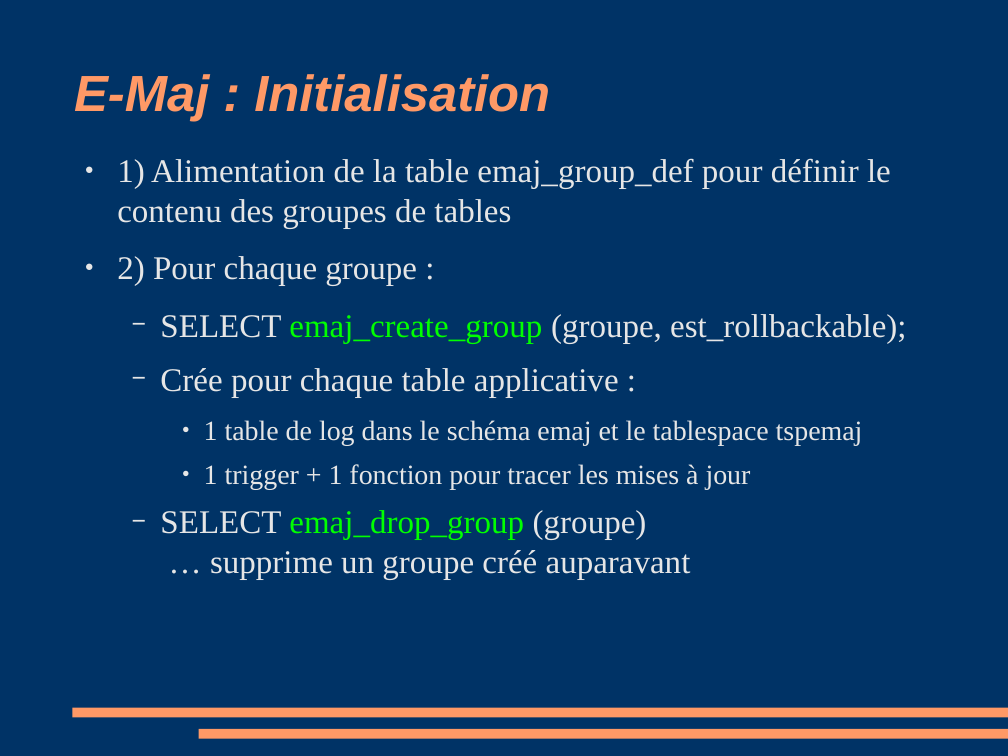
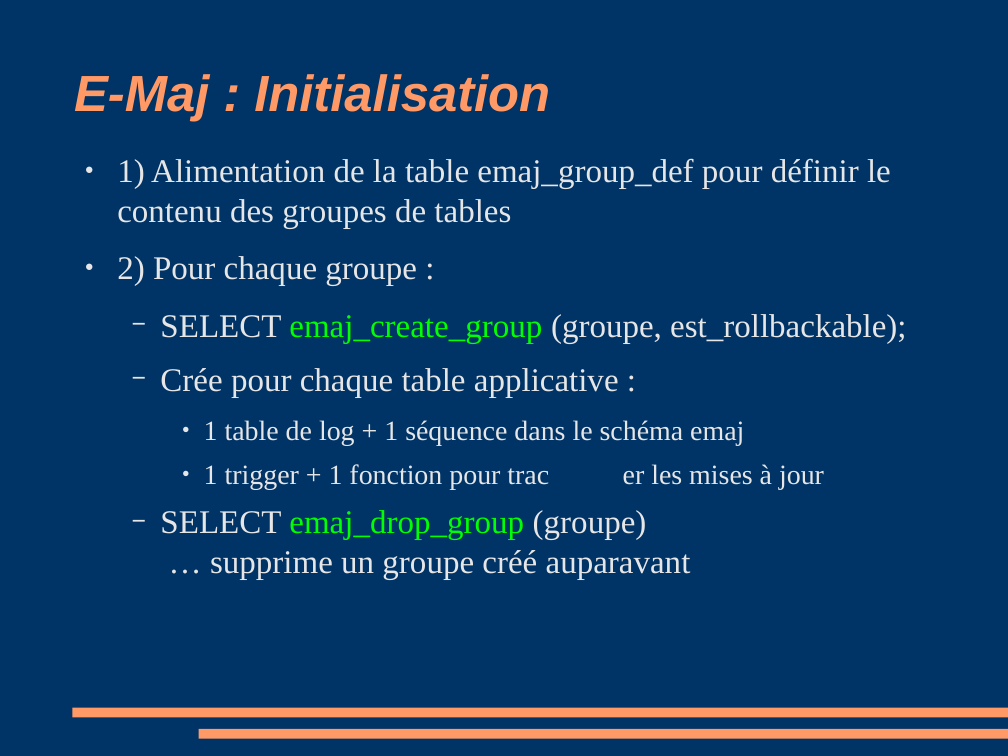
Before and after one commit to beaud76/emaj_doc, a slide deck: slide 10 of Emaj_pres_fr.odp. Drawn at 1008x756 pixels with LibreOffice and Linux fonts; fonts in the diff are those of the drawing. Boxes give left, top, right and bottom in pixels: in the first picture for what was removed or moved away, otherwise in the second. Text is boxed around its words. In the diff, an @@ line names an element or a change of style, - is before the commit and + after.

```diff
--- a/Emaj_pres_fr.odp
+++ b/Emaj_pres_fr.odp
@@ text at [204,420,824,490]: text changed @@
-    ● 1 table de log dans le schéma emaj et le tablespace tspemaj
-    ● 1 trigger + 1 fonction pour tracer les mises à jour
+    ● 1 table de log + 1 séquence dans le schéma emaj
+    ● 1 trigger + 1 fonction pour trac er les mises à jour
```
Also in this commit, not shown: 9 other slides changed, 3 other files.
